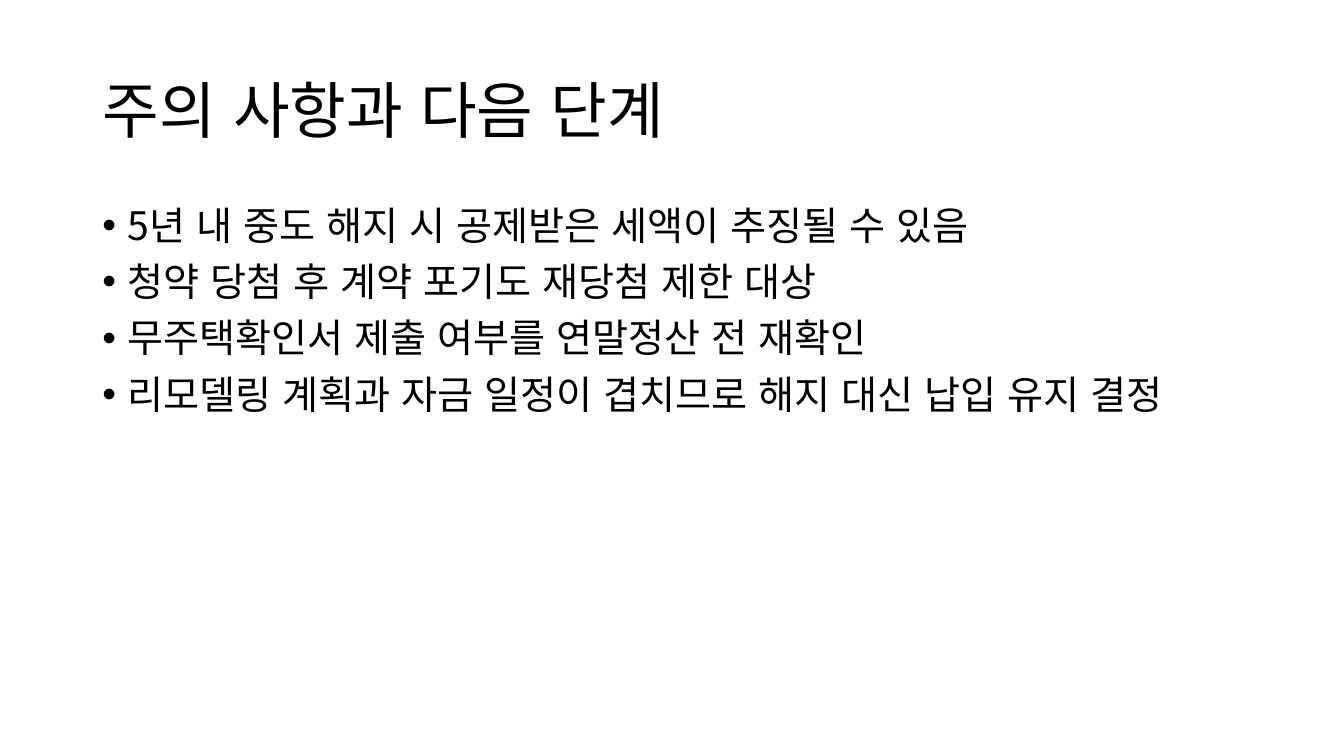
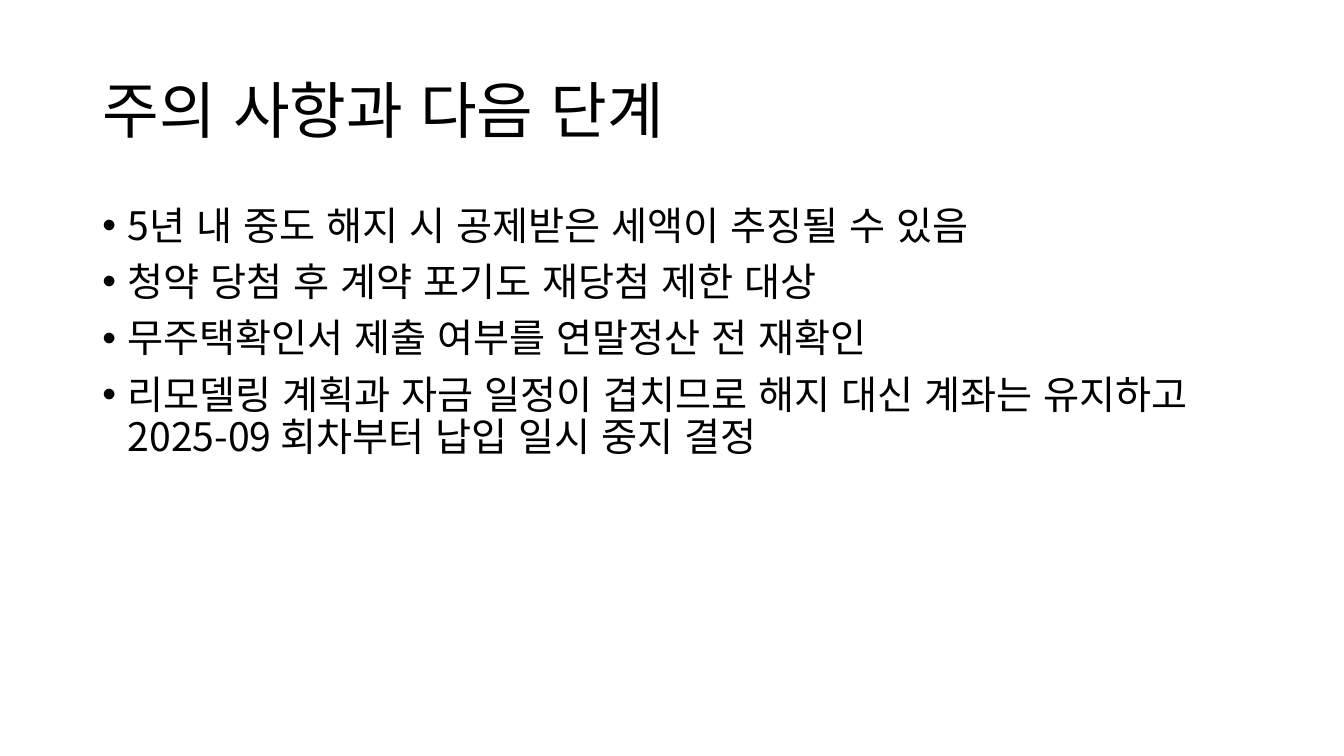
Before and after one commit to jaewonize/AI-Dictionary, a slide deck: slide 7 of Mobile Storage/Download/주택청약_안내.pptx. Drawn at 1344x756 pixels with LibreOffice and Linux fonts; fonts in the diff are those of the drawing. Boxes give left, top, right and bottom in pixels: in the first picture for what was removed or moved away, otherwise in the second. Text is boxed around its words. In the diff, an @@ line names an element or a change of style, - is before the commit and + after.

```diff
--- a/Mobile Storage/Download/주택청약_안내.pptx
+++ b/Mobile Storage/Download/주택청약_안내.pptx
@@ text at box(128, 376, 1187, 454): text changed @@
-• 리모델링 계획과 자금 일정이 겹치므로 해지 대신 납입 유지 결정
+• 리모델링 계획과 자금 일정이 겹치므로 해지 대신 계좌는 유지하고 2025-09 회차부터 납입 일시 중지 결정
```
Also in this commit, not shown: 1 other slide changed, 13 other files.
